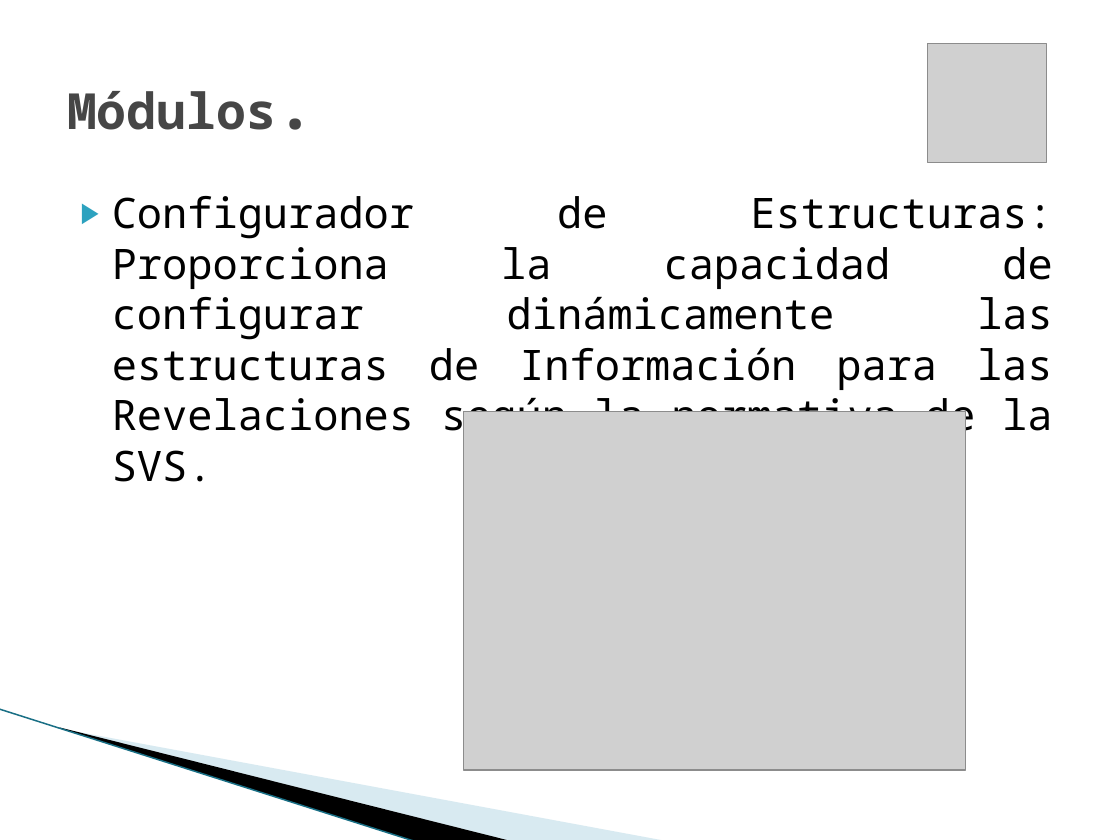
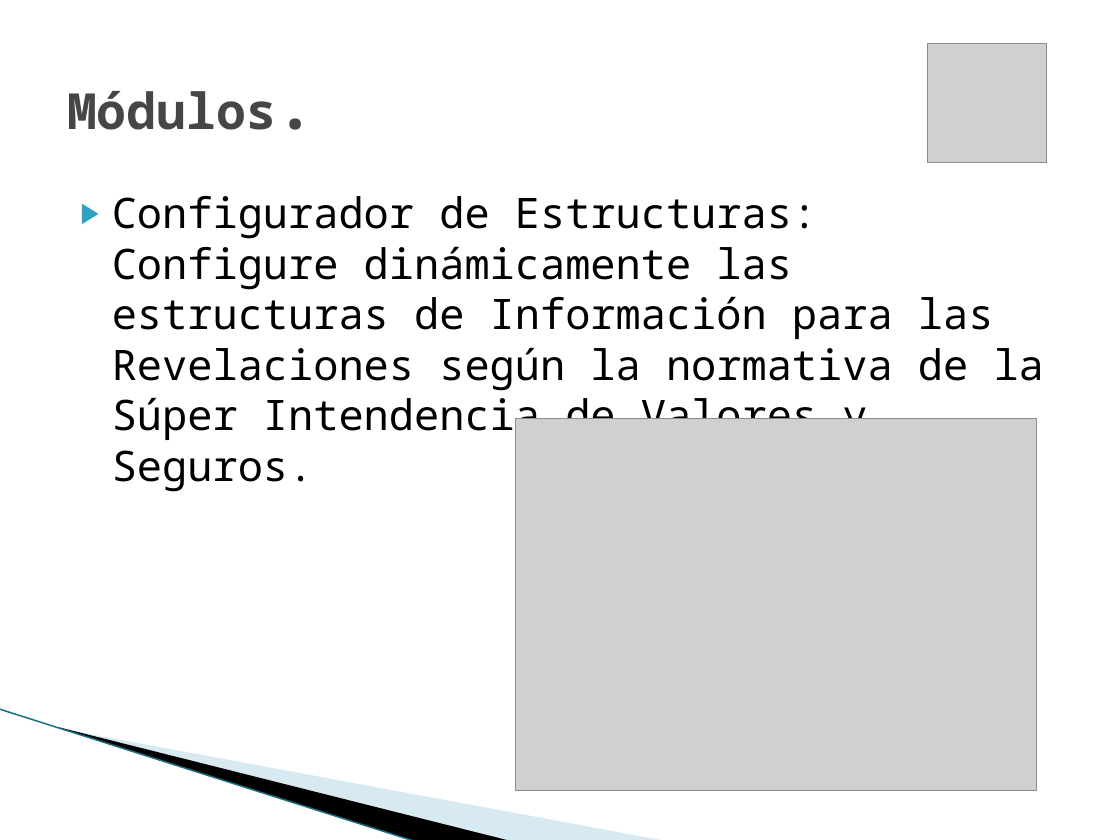
Before and after one commit to vicky1404/rev-ii, a slide deck: slide 11 of docs/comercial/brochure.pptx. Drawn at 1120x840 pixels with LibreOffice and Linux fonts; fonts in the diff are those of the drawing; grey boxes stand for pictures; background and template pictures are left out. Boxes give left, top, right and bottom in pixels: in the first picture for what was removed or moved away, otherwise in the second. Text is boxed around its words. In the diff, an @@ line names an element or a change of style, - is before the commit and + after.

```diff
--- a/docs/comercial/brochure.pptx
+++ b/docs/comercial/brochure.pptx
@@ text at bbox=[112, 196, 1044, 492]: text changed @@
-▶ Configurador de Estructuras: Proporciona la capacidad de configurar dinámicamente las estructuras de Información para las Revelaciones según la normativa de la SVS.
+▶ Configurador de Estructuras: Configure dinámicamente las estructuras de Información para las Revelaciones según la normativa de la Súper Intendencia de Valores y Seguros.
@@ picture: place and size @@
-picture at bbox=[464, 411, 965, 769]
+picture at bbox=[516, 419, 1037, 791]
```
Also in this commit, not shown: 8 other slides changed.
